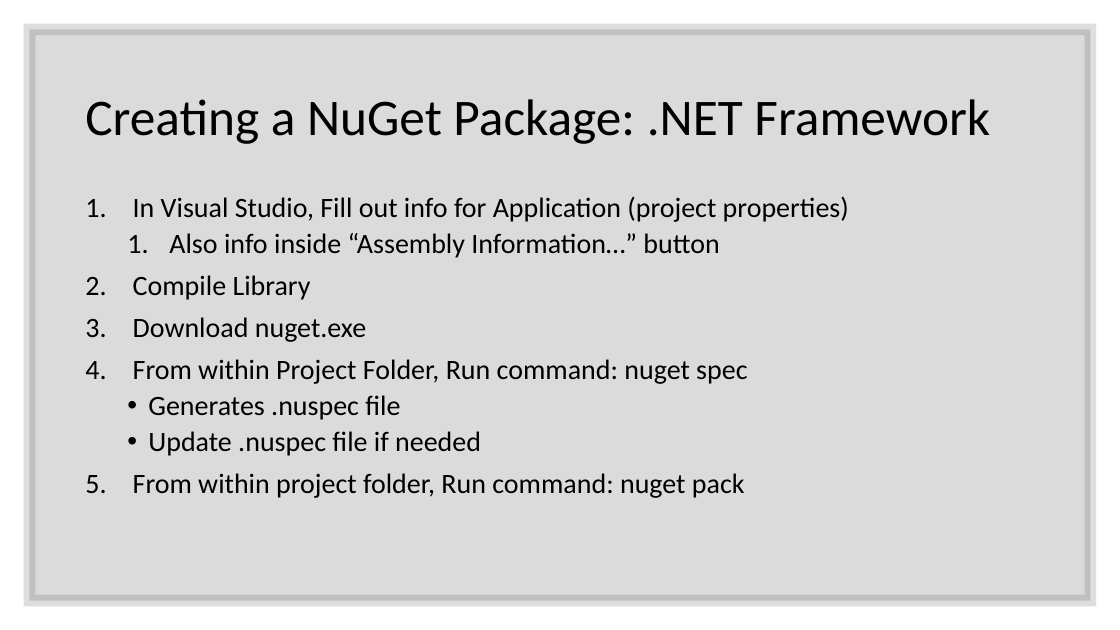
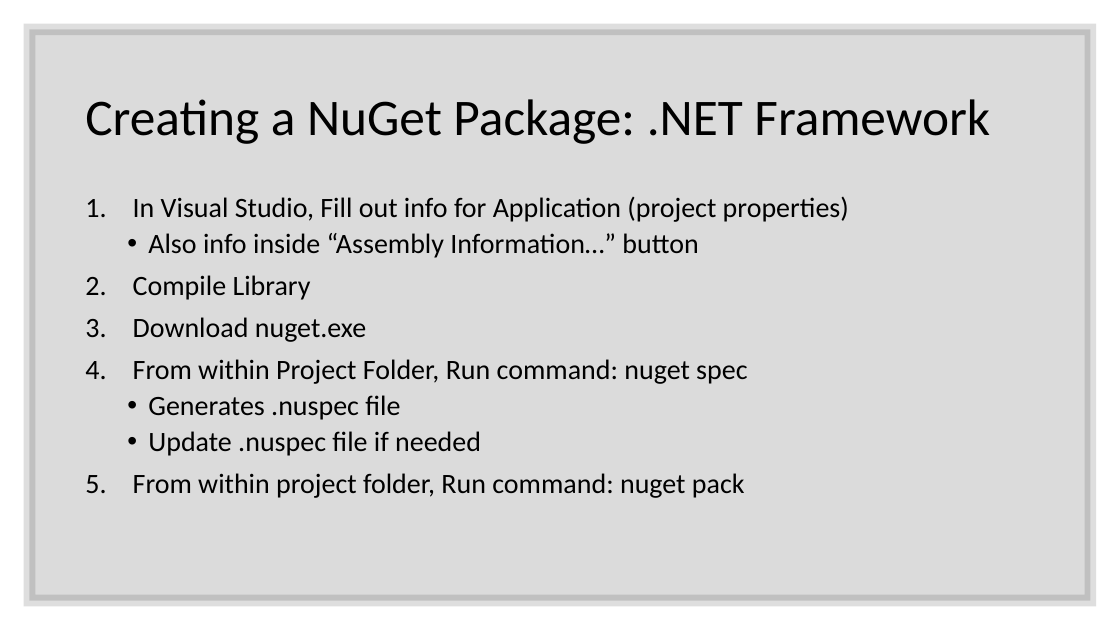
Before and after one commit to ProgrammerAL/Presentations-2019, a slide deck: slide 12 of 01-10 - ONETUG - Working with NuGet Packages/Presentation.pptx (slide 10 before the commit). Drawn at 1120x630 pixels with LibreOffice and Linux fonts; fonts in the diff are those of the drawing. Boxes give left, top, right and bottom in pixels: in the first picture for what was removed or moved away, otherwise in the second. Text is boxed around its words. In the diff, an @@ line names an element or a change of style, - is before the commit and + after.

```diff
--- a/01-10 - ONETUG - Working with NuGet Packages/Presentation.pptx
+++ b/01-10 - ONETUG - Working with NuGet Packages/Presentation.pptx
@@ text at (x1=148, y1=233, x2=698, y2=258): bullet 1. to • @@
```
Also in this commit, not shown: 9 other slides changed, 9 slides added, 3 slides removed.
